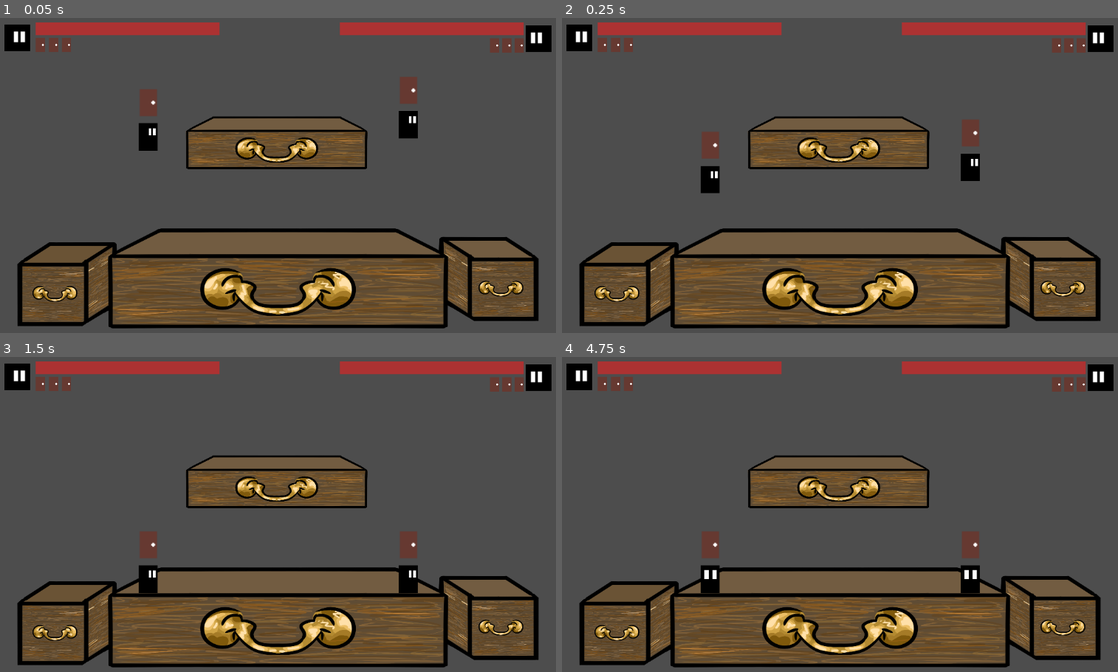
Above: before the commit, frames 1-4 (two rows, left to right).
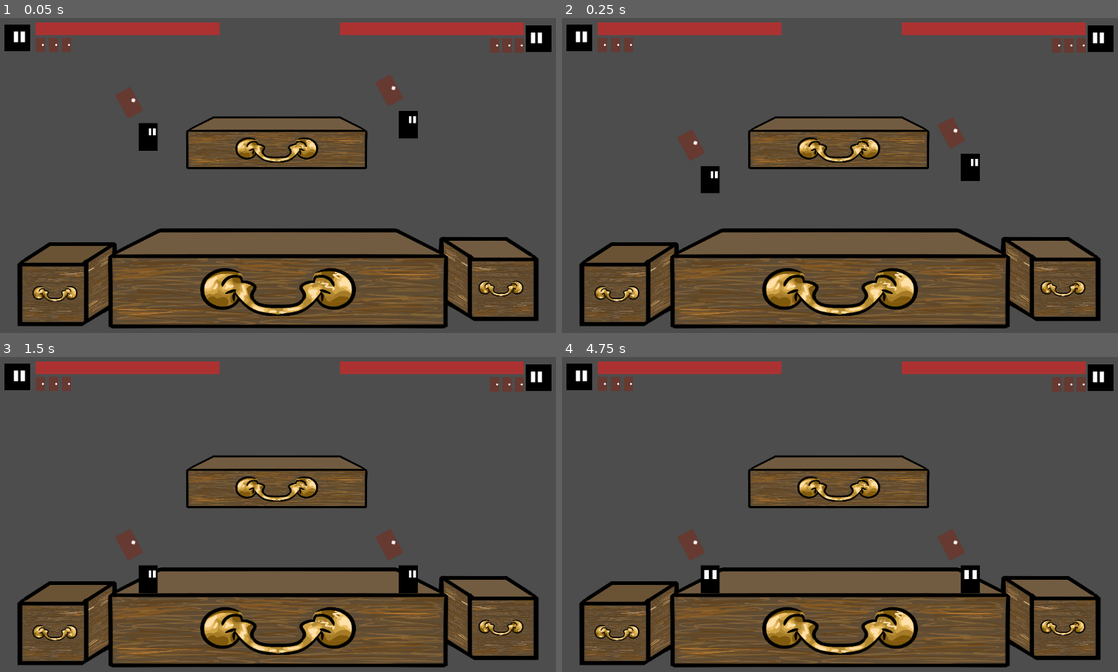
Above: after the commit, the same moments.

Repository: javiermarhuich/videojuego-portonazo
Game: Godot game, scene res://test_nivel.tscn
Two runs of this game, one before a commit and one after it. Both use one fixed random seed, a clock stepped at 60 frames per second and the inputs below.
Inputs (mouse positions are in pixels of both pictures, inside the frame that each line leads up to):
- Up to frame 1 (0.05 s): no input
- Up to frame 2 (0.25 s): no input
- Up to frame 3 (1.5 s): tap Enter at 0.5 s; move the mouse to (411, 498) at 0.52 s; click (411, 498) at 0.67 s; tap Space at 1.25 s; move the mouse to (161, 530) at 1.27 s; click (161, 530) at 1.42 s
- Up to frame 4 (4.75 s): tap Enter at 2, 3.5 s; move the mouse to (901, 442) at 2.02 s; click (901, 442) at 2.17 s; tap Space at 2.75, 4.25 s; move the mouse to (812, 580) at 2.77 s; click (812, 580) at 2.92 s; move the mouse to (1017, 564) at 3.52 s; click (1017, 564) at 3.67 s; move the mouse to (662, 464) at 4.27 s; click (662, 464) at 4.42 s

The runs differ from the first frame. In frame 1, 0.9% of the frame differs, in the area x 20-75%, y 18-32%; in frame 2, 0.9%, in the area x 20-75%, y 31-46%; in frame 3, 0.9%; in frame 4, 0.9%.

Commit message:
feat: mejora animacion idle puerta

Diff:
--- a/character/Personaje_Angel.gd
+++ b/character/Personaje_Angel.gd
@@ -100,8 +100,8 @@
 		attack_timer -= delta
 	else:
 		if not blocking:
-			$DoorBox.position = Vector2(0, -orbit_radius)
-		$DoorBox/Sprite2D.rotation = 0.0
+			$DoorBox.position = Vector2(100*(sign(2*int($Sprite2D.flip_h)-1)), -orbit_radius)
+		$DoorBox/Sprite2D.rotation = 0.5 - (1-float($Sprite2D.flip_h))
 
 func handle_x_axis_movement(delta):
 	if knockback_timer > 0.0:
